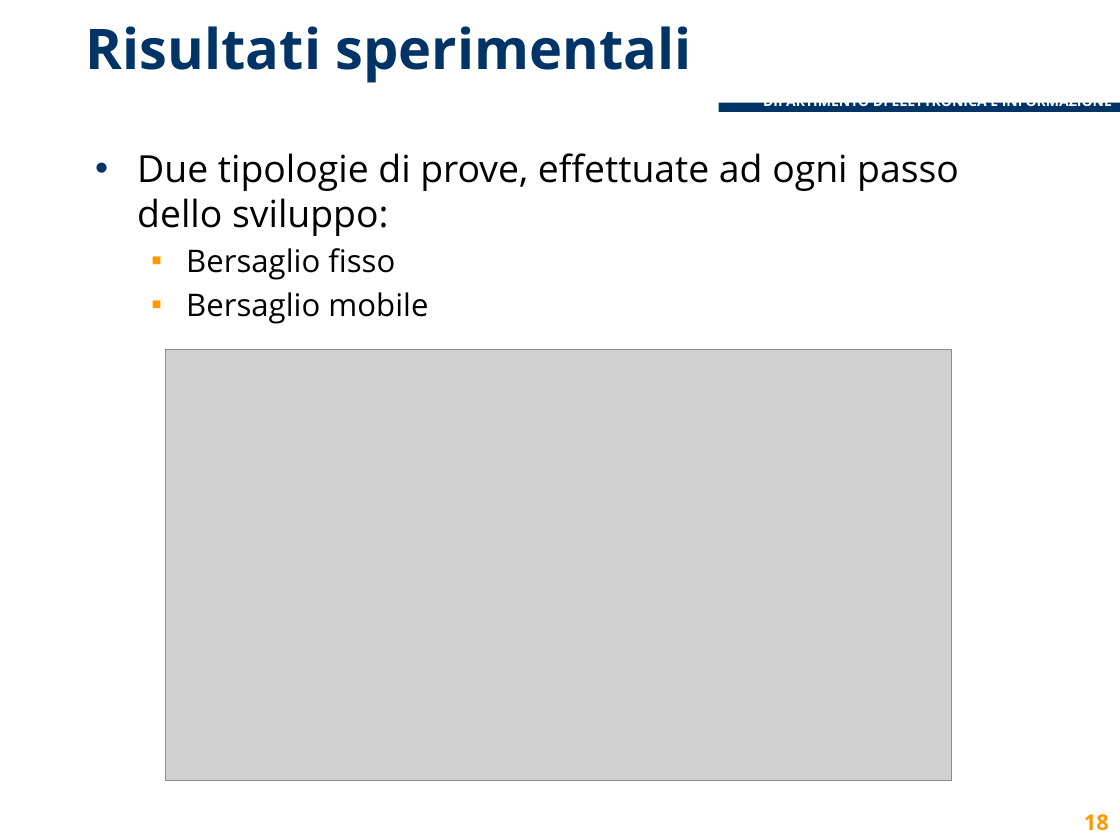
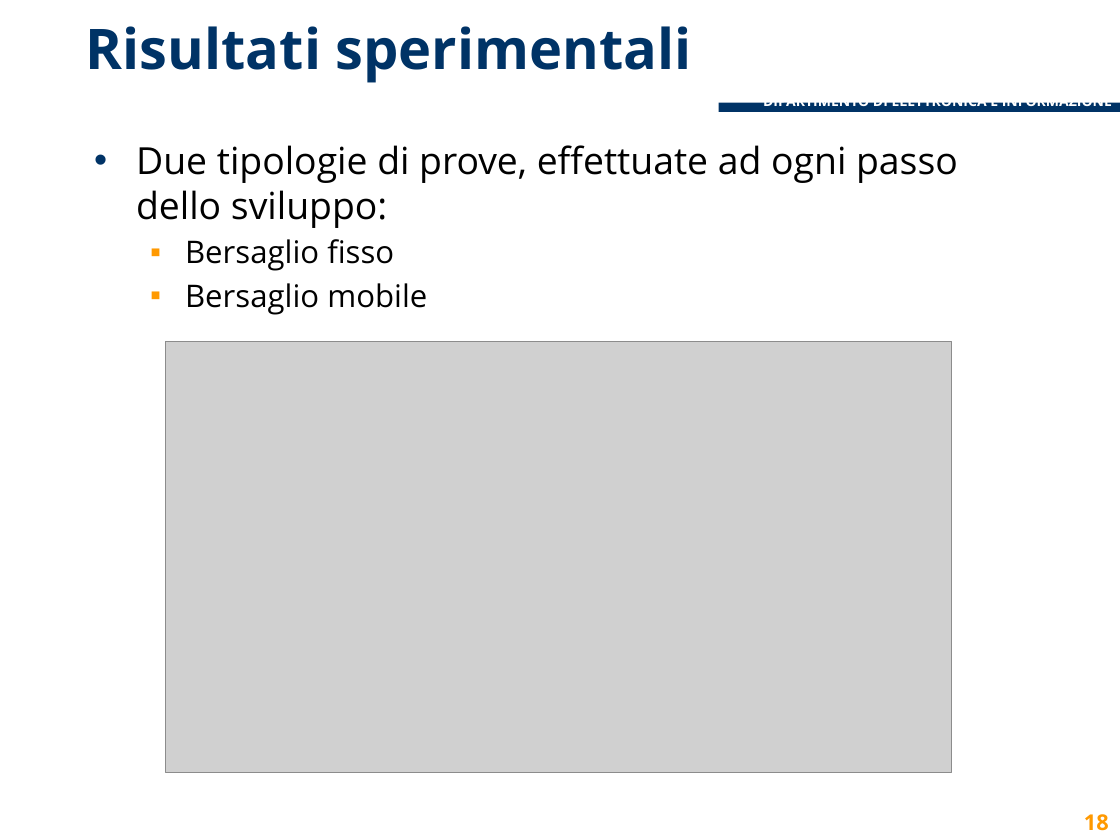
Before and after one commit to lcavagnispolimi/thesis_latex, a slide deck: slide 18 of presentazione_discussione.pptx. Drawn at 1120x840 pixels with LibreOffice and Linux fonts; fonts in the diff are those of the drawing; grey boxes stand for pictures; background and template pictures are left out. Boxes give left, top, right and bottom in pixels: in the first picture for what was removed or moved away, otherwise in the second. Text is boxed around its words. In the diff, an @@ line names an element or a change of style, - is before the commit and + after.

```diff
--- a/presentazione_discussione.pptx
+++ b/presentazione_discussione.pptx
@@ text "Due tipologie di prove, effettuate ...": place and size @@
-text "Due tipologie di prove, effettuate ..." at (137, 153, 959, 324)
+text "Due tipologie di prove, effettuate ..." at (136, 145, 958, 315)
@@ picture: place and size @@
-picture at (166, 349, 952, 781)
+picture at (166, 342, 952, 773)
```
Also in this commit, not shown: 11 other slides changed.
